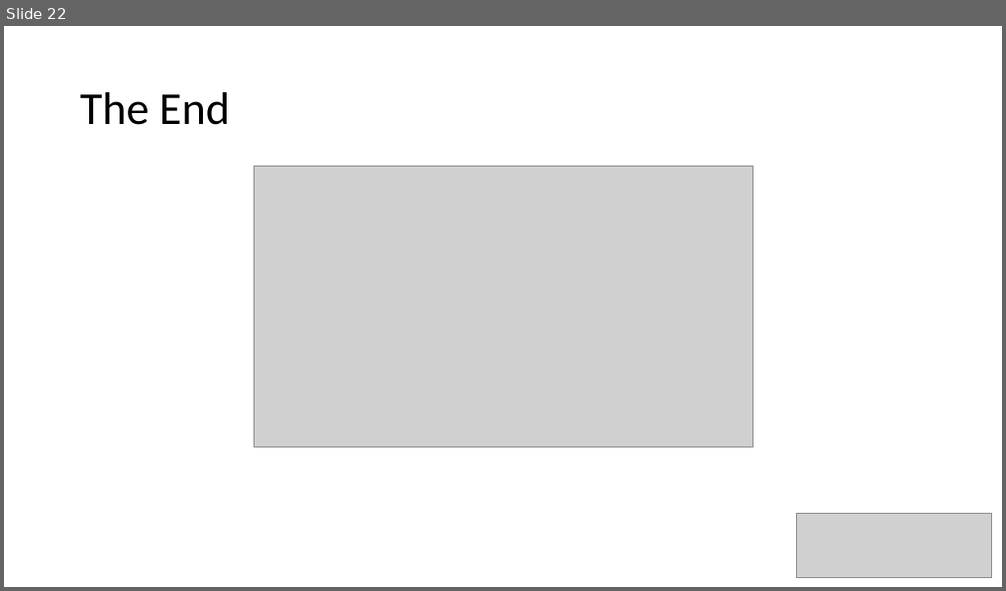
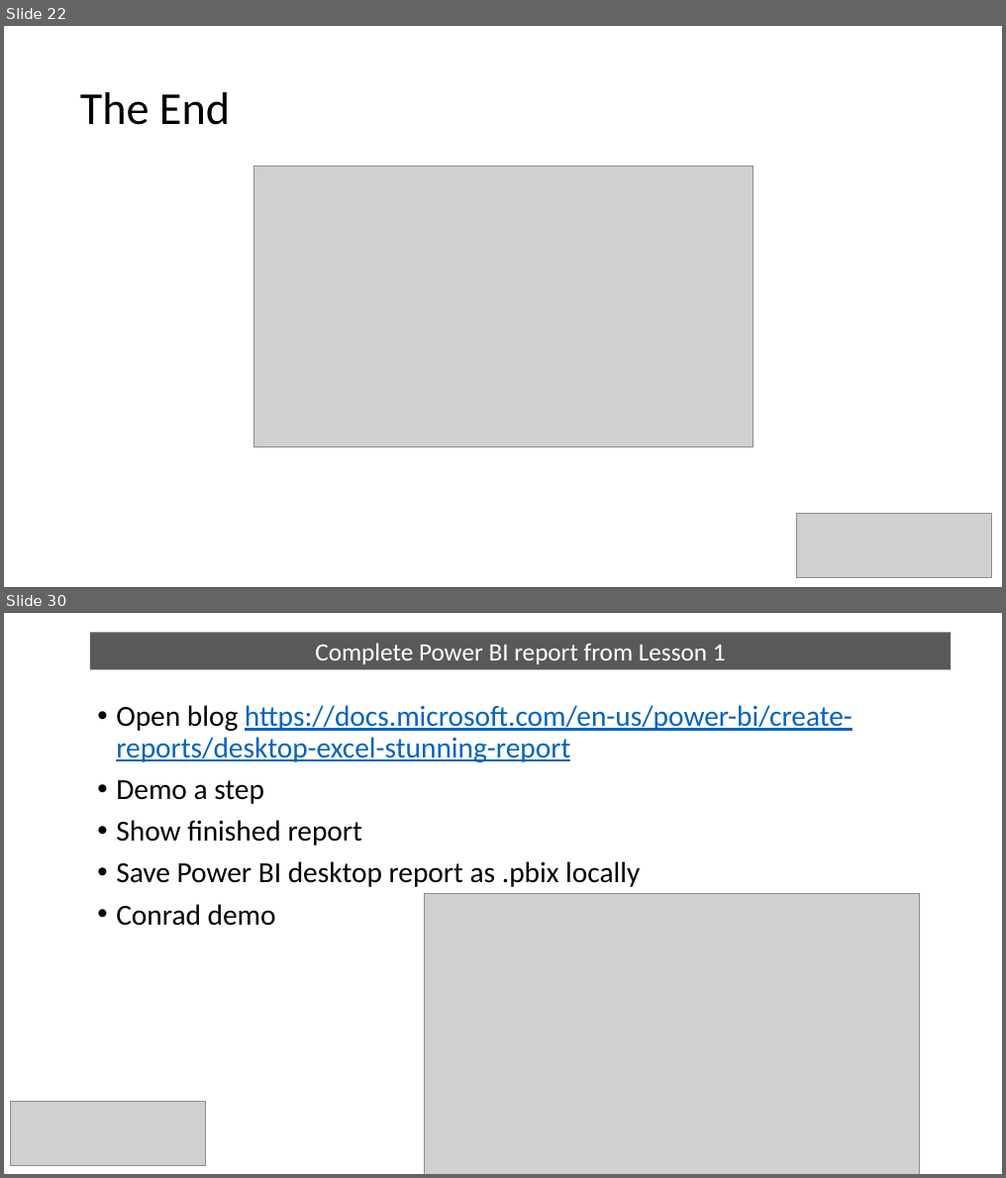
Before and after one commit to wottabyte/PBITraining, a slide deck: 10WeekPBIonline2021/DA-100 10 weeks All Slides - Master.pptx. Shown one above the other, each under a label of ours: slide 22 before the commit, slides 22 and 30 after it; the slides between them are not shown. The pictures are 1006x591 and 1006x1178 pixels, drawn with LibreOffice and Linux fonts; fonts in the diff are those of the drawing; grey boxes stand for pictures. Boxes give left, top, right and bottom in pixels: in the first picture for what was removed or moved away, otherwise in the second. Text is boxed around its words. In the diff, an @@ line names an element or a change of style, - is before the commit and + after.

Commit message:
Includes Slides from Lesson 2

```diff
--- a/10WeekPBIonline2021/DA-100 10 weeks All Slides - Master.pptx
+++ b/10WeekPBIonline2021/DA-100 10 weeks All Slides - Master.pptx
@@ slide 30 added at [4, 613, 1002, 1174], background #FFFFFF @@
@@ rectangle added at [90, 633, 951, 669], fill #595959, 24 pt, text #FFFFFF @@
+Complete Power BI report from Lesson 1
@@ text added at [116, 705, 852, 926], 28 pt, text #0563C1, underline @@
+• Open blog https://docs.microsoft.com/en-us/power-bi/create-reports/desktop-excel-stunning-report
+• Demo a step
+• Show finished report
+• Save Power BI desktop report as .pbix locally
+• Conrad demo
@@ picture added at [425, 894, 920, 1174] @@
@@ picture added at [11, 1102, 206, 1166] @@
```
Also in this commit, not shown: 20 other slides added.
